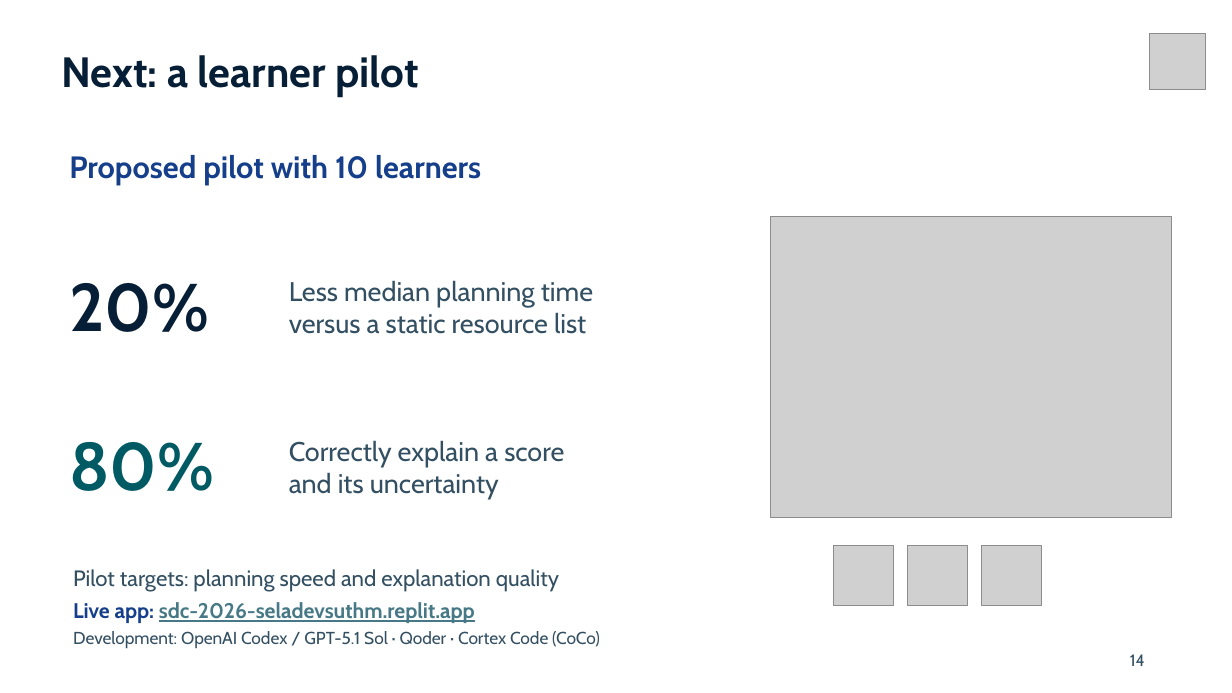
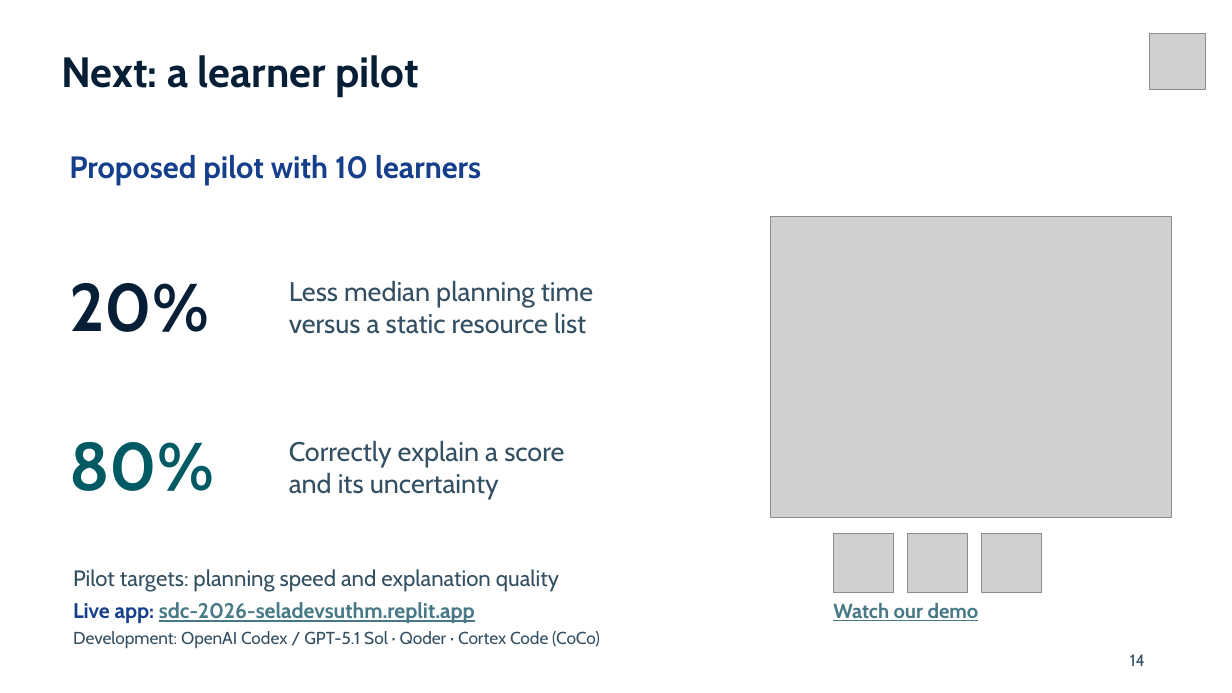
Before and after one commit to hzqfarhan/SDC2026-SELADEVSUTHM, a slide deck: slide 14 of submission-materials/SHIFTATLAS_PitchDeck.pptx. Drawn at 1232x693 pixels with LibreOffice and Linux fonts; fonts in the diff are those of the drawing; grey boxes stand for pictures; background and template pictures are left out. Boxes give left, top, right and bottom in pixels: in the first picture for what was removed or moved away, otherwise in the second. Text is boxed around its words. In the diff, an @@ line names an element or a change of style, - is before the commit and + after.

```diff
--- a/submission-materials/SHIFTATLAS_PitchDeck.pptx
+++ b/submission-materials/SHIFTATLAS_PitchDeck.pptx
@@ 3 pictures: place and size @@
-3 pictures at (834,546,1042,606)
+3 pictures at (834,533,1042,593)
@@ text added at (833,603,979,621), 15.8 pt, text #467886, bold, underline @@
+Watch our demo
```
Also in this commit, not shown: 14 other files.
